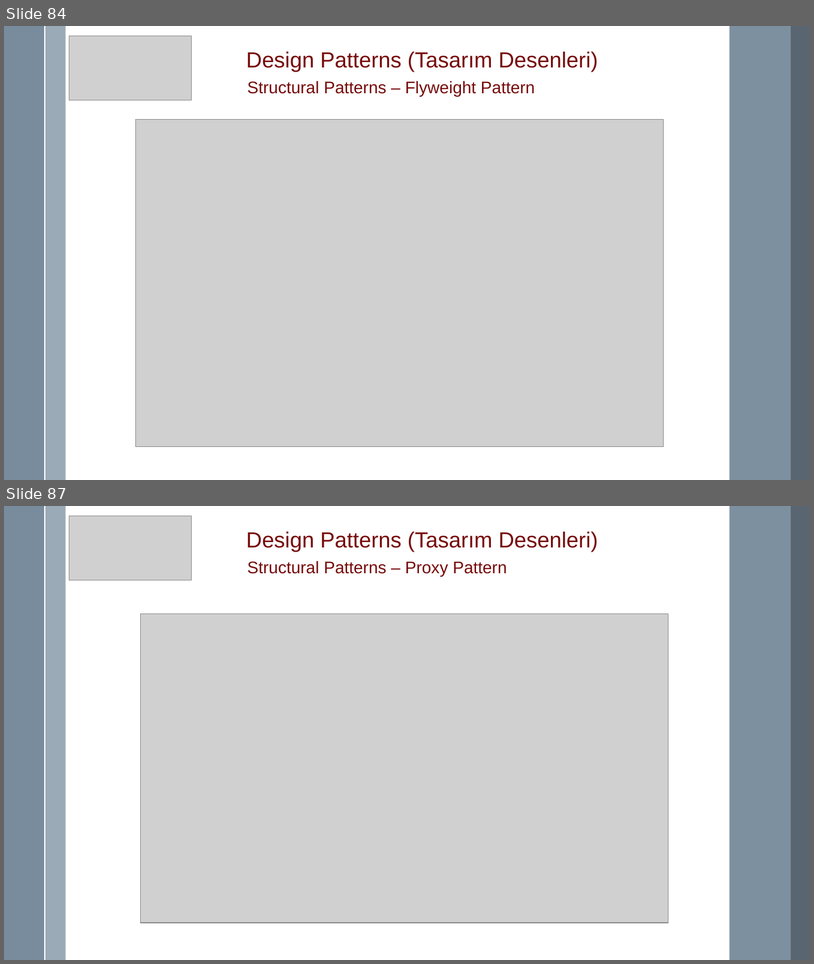
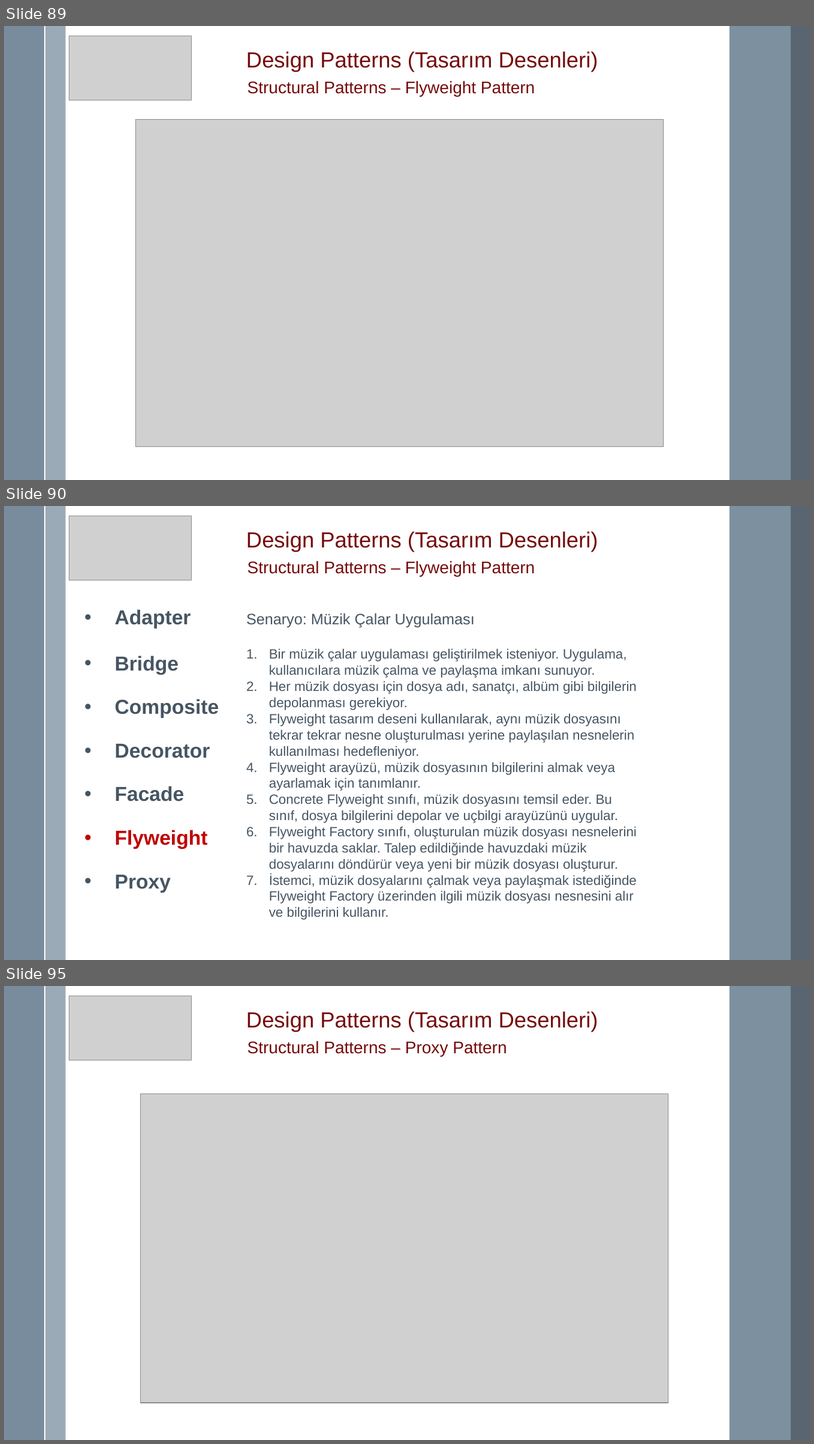
Before and after one commit to mremregok/DesignPattern, a slide deck: Design Pattern.pptx. Shown one above the other, each under a label of ours: slides 84 and 87 before the commit, slides 89, 90 and 95 after it; the slides between them are not shown. The pictures are 814x964 and 814x1444 pixels, drawn with LibreOffice and Linux fonts; fonts in the diff are those of the drawing; grey boxes stand for pictures. Boxes give left, top, right and bottom in pixels: in the first picture for what was removed or moved away, otherwise in the second. Text is boxed around its words. In the diff, an @@ line names an element or a change of style, - is before the commit and + after.

Commit message:
Proxy, Facade ve Flyweight patternler düzenlendi.

```diff
--- a/Design Pattern.pptx
+++ b/Design Pattern.pptx
@@ slide 90 added at bbox=[4, 506, 810, 960], background #FFFFFF; not listed: 5 template elements that a slide beside it also shows @@
@@ picture added at bbox=[69, 516, 191, 580] @@
@@ text added at bbox=[246, 531, 599, 552], 26 pt, text #760A0A @@
+Design Patterns (Tasarım Desenleri)
@@ text added at bbox=[248, 561, 535, 576], 20 pt, text #760A0A @@
+Structural Patterns – Flyweight Pattern
@@ text added at bbox=[115, 609, 219, 892], 24 pt, text #465562, bold @@
+• Adapter
+• Bridge
+• Composite
+• Decorator
+• Facade
+• Flyweight
+• Proxy
@@ text added at bbox=[246, 613, 637, 919], 16 pt, text #465562 @@
+Senaryo: Müzik Çalar Uygulaması
+1. Bir müzik çalar uygulaması geliştirilmek isteniyor. Uygulama, kullanıcılara müzik çalma ve paylaşma imkanı sunuyor.
+2. Her müzik dosyası için dosya adı, sanatçı, albüm gibi bilgilerin depolanması gerekiyor.
+3. Flyweight tasarım deseni kullanılarak, aynı müzik dosyasını tekrar tekrar nesne oluşturulması yerine paylaşılan nesnelerin kullanılması hedefleniyor.
+4. Flyweight arayüzü, müzik dosyasının bilgilerini almak veya ayarlamak için tanımlanır.
+5. Concrete Flyweight sınıfı, müzik dosyasını temsil eder. Bu sınıf, dosya bilgilerini depolar ve uçbilgi arayüzünü uygular.
+6. Flyweight Factory sınıfı, oluşturulan müzik dosyası nesnelerini bir havuzda saklar. Talep edildiğinde havuzdaki müzik dosyalarını döndürür veya yeni bir müzik dosyası oluşturur.
+7. İstemci, müzik dosyalarını çalmak veya paylaşmak istediğinde Flyweight Factory üzerinden ilgili müzik dosyası nesnesini alır ve bilgilerini kullanır.
@@ what was slide 84 is now slide 89 @@
@@ what was slide 87 is now slide 95 @@
```
Also in this commit, not shown: 5 slides changed, 10 other slides added, 59 other files.
